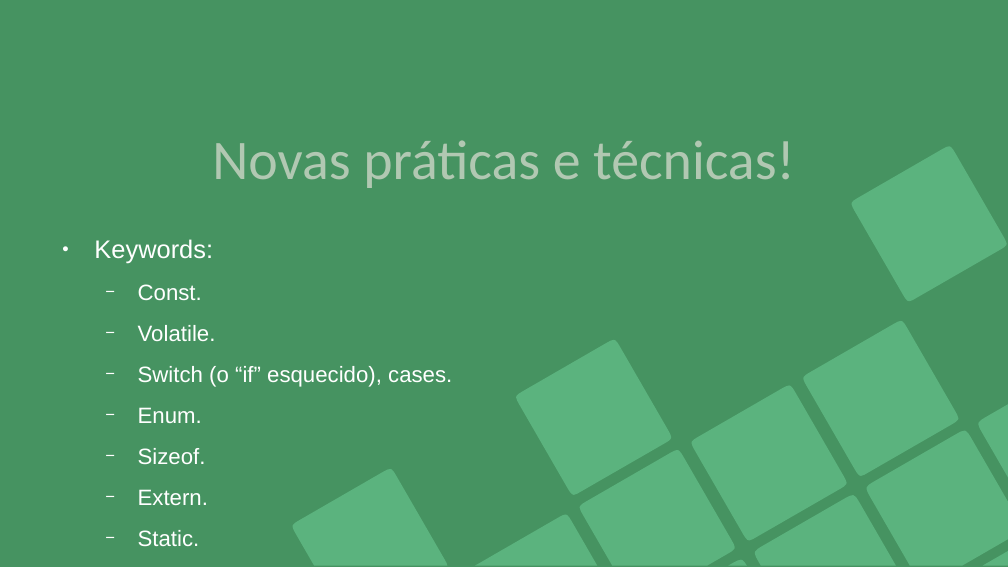
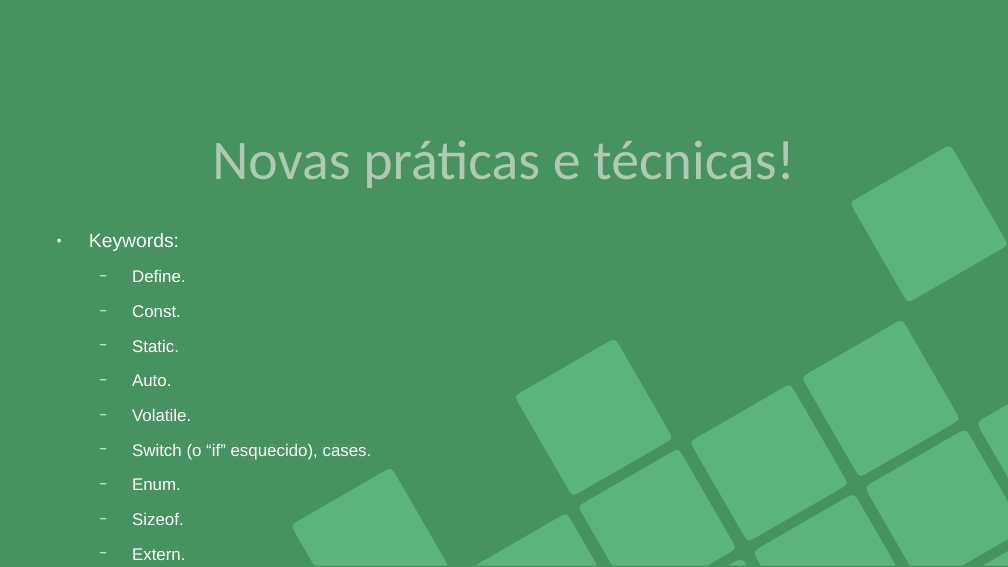
Before and after one commit to Joao-Peterson/Workshop_C, a slide deck: slide 19 of material_visual/Workshop_C_intermediario.odp (slide 15 before the commit). Drawn at 1008x567 pixels with LibreOffice and Linux fonts; fonts in the diff are those of the drawing. Boxes give left, top, right and bottom in pixels: in the first picture for what was removed or moved away, otherwise in the second. Text is boxed around its words. In the diff, an @@ line names an element or a change of style, - is before the commit and + after.

```diff
--- a/material_visual/Workshop_C_intermediario.odp
+++ b/material_visual/Workshop_C_intermediario.odp
@@ text at bbox=[89, 233, 372, 560]: size 20 to 15.2 pt in "Keywords:"; size 17.5 to 13.3 pt in "Const.", "Volatile.", "Switch (o “if” esquecido), cases.", "Enum." and 3 more places @@
@@ text at bbox=[132, 270, 185, 282]: paragraph added @@
+  − Define.
@@ text at bbox=[132, 340, 179, 386]: paragraphs added @@
+  − Static.
+  − Auto.
@@ text at bbox=[138, 530, 200, 546]: paragraph removed @@
-  − Static.
```
Also in this commit, not shown: 3 other slides changed, 4 slides added, 2 other files.
